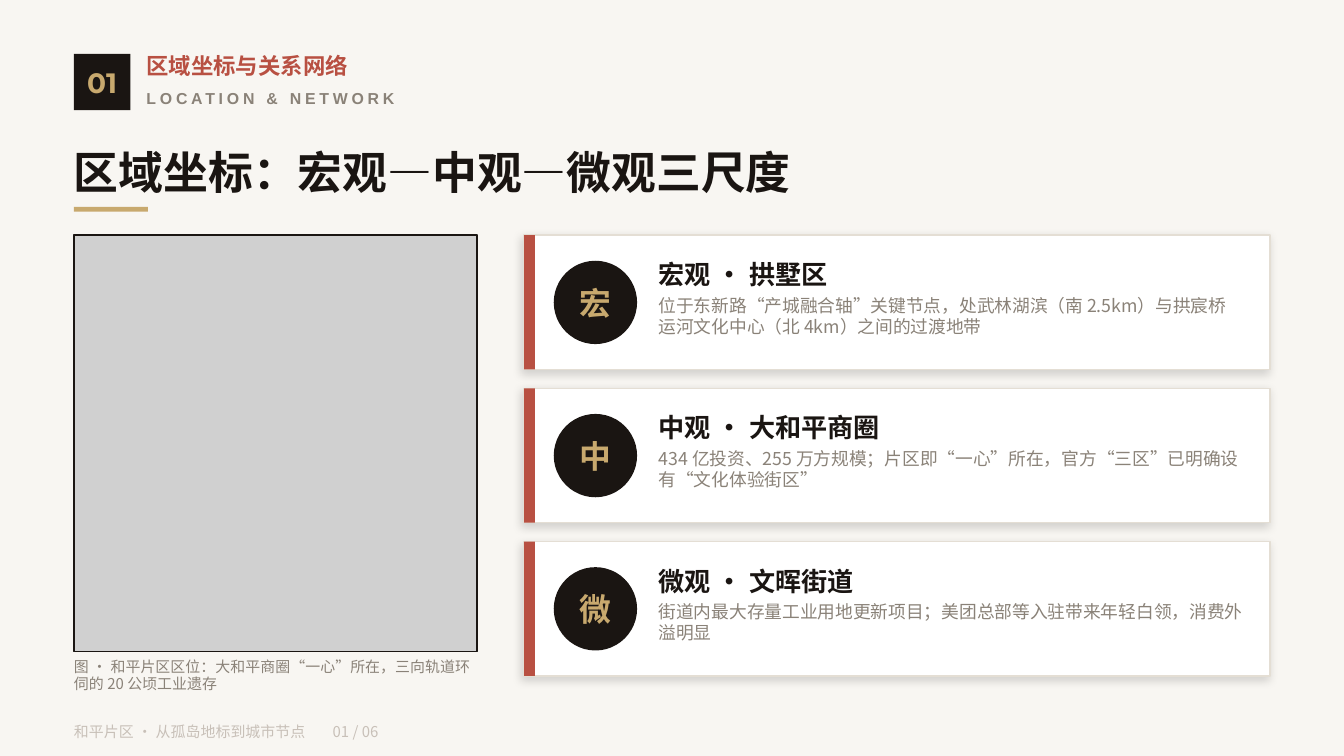
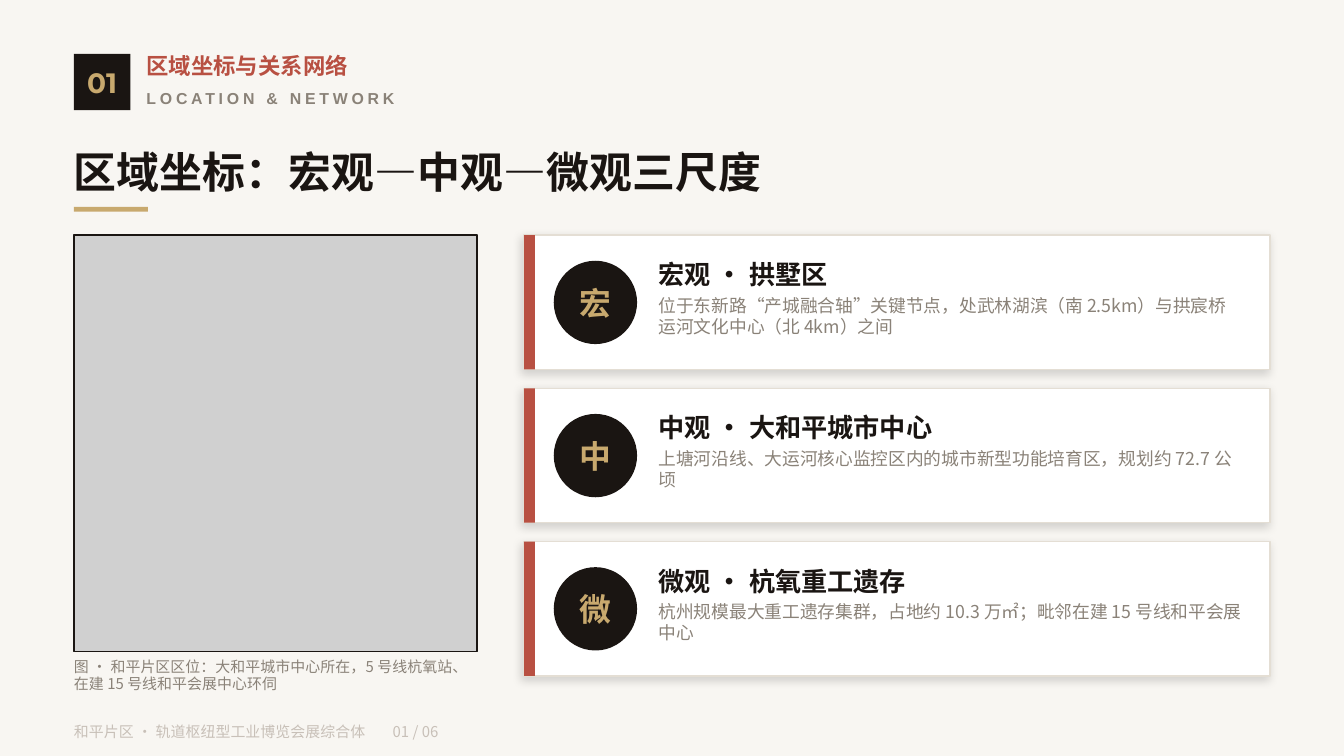
Before and after one commit to everglowwwww/LeoLee-Artical-and-Speech, a slide deck: slide 4 of 和平片区整体规划方案.pptx. Drawn at 1344x756 pixels with LibreOffice and Linux fonts; fonts in the diff are those of the drawing; grey boxes stand for pictures. Boxes give left, top, right and bottom in pixels: in the first picture for what was removed or moved away, otherwise in the second. Text is boxed around its words. In the diff, an @@ line names an element or a change of style, - is before the commit and + after.

```diff
--- a/和平片区整体规划方案.pptx
+++ b/和平片区整体规划方案.pptx
@@ text "区域坐标：宏观—中观—微观三尺度" at (74, 151, 761, 192): size 24 to 23 pt @@
@@ text at (659, 297, 1226, 335): text changed @@
-位于东新路“产城融合轴”关键节点，处武林湖滨（南 2.5km）与拱宸桥运河文化中心（北 4km）之间的过渡地带
+位于东新路“产城融合轴”关键节点，处武林湖滨（南 2.5km）与拱宸桥运河文化中心（北 4km）之间
@@ text at (659, 414, 932, 440): text changed @@
-中观 · 大和平商圈
+中观 · 大和平城市中心
@@ text at (659, 450, 1232, 487): text changed @@
-434 亿投资、255 万方规模；片区即“一心”所在，官方“三区”已明确设有“文化体验街区”
+上塘河沿线、大运河核心监控区内的城市新型功能培育区，规划约 72.7 公顷
@@ text at (659, 568, 906, 594): text changed @@
-微观 · 文晖街道
+微观 · 杭氧重工遗存
@@ text at (659, 602, 1241, 641): text changed @@
-街道内最大存量工业用地更新项目；美团总部等入驻带来年轻白领，消费外溢明显
+杭州规模最大重工遗存集群，占地约 10.3 万㎡；毗邻在建 15 号线和平会展中心
@@ text at (74, 659, 467, 690): text changed @@
-图 · 和平片区区位：大和平商圈“一心”所在，三向轨道环伺的 20 公顷工业遗存
+图 · 和平片区区位：大和平城市中心所在，5 号线杭氧站、在建 15 号线和平会展中心环伺
@@ text at (74, 725, 439, 738): text changed @@
-和平片区 · 从孤岛地标到城市节点 01 / 06
+和平片区 · 轨道枢纽型工业博览会展综合体 01 / 06
```
Also in this commit, not shown: 10 other slides changed, 18 slides added, 20 slides removed.
